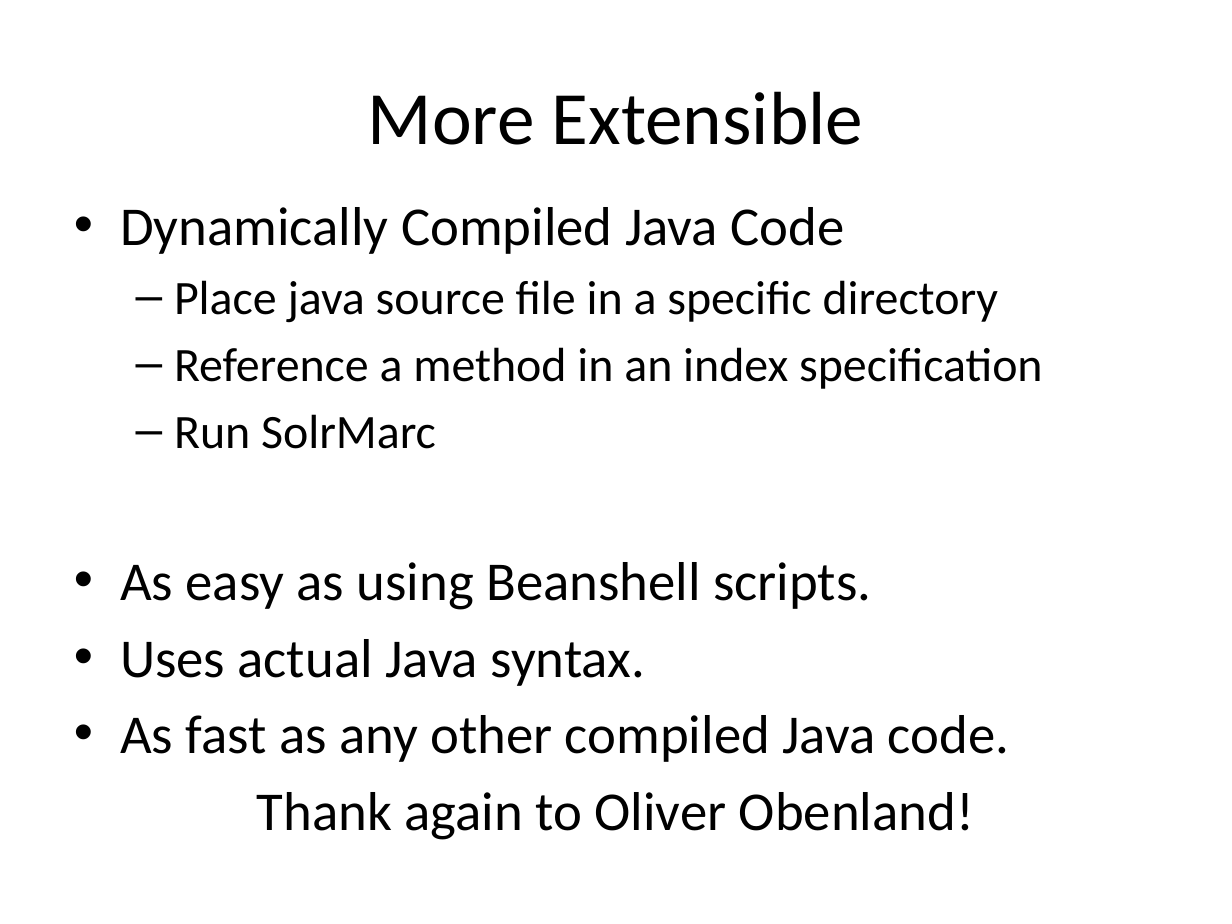
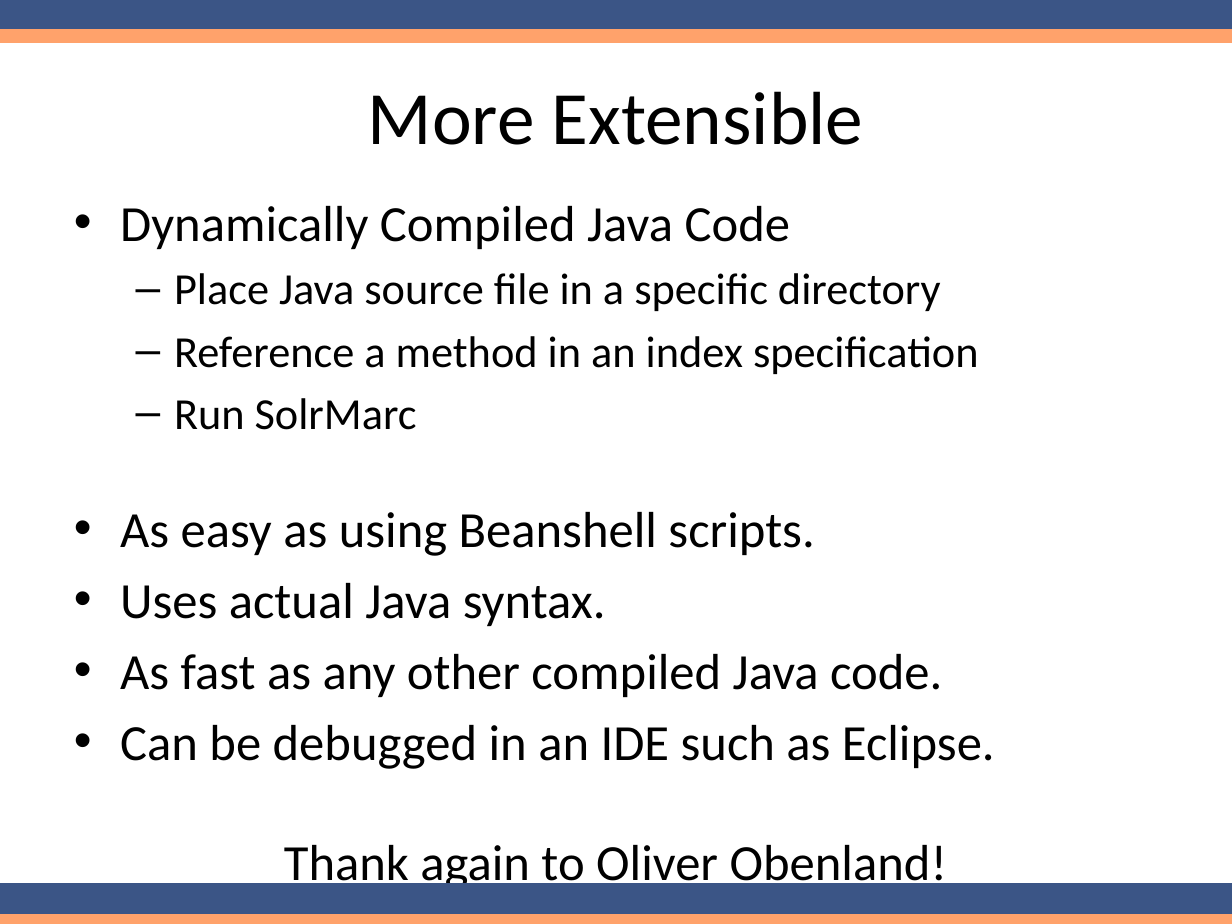
Before and after one commit to solrmarc/solrmarc, a slide deck: slide 13 of New Release of SolrMarc.pptx. Drawn at 1232x924 pixels with LibreOffice and Linux fonts; fonts in the diff are those of the drawing. Boxes give left, top, right and bottom in pixels: in the first picture for what was removed or moved away, otherwise in the second. Text is boxed around its words. In the diff, an @@ line names an element or a change of style, - is before the commit and + after.

Commit message:
A few more edits plus color

```diff
--- a/New Release of SolrMarc.pptx
+++ b/New Release of SolrMarc.pptx
@@ rectangle added at (0,0,1232,31), fill #3B5586, outline #3B5586 2 pt @@
@@ rectangle added at (0,31,1232,41), fill #FFA26B, outline #FFA26B 2 pt @@
@@ text at (120,206,979,697): size 32 to 29.6 pt in "Dynamically Compiled Java Code", "As easy as using Beanshell scripts.", "Uses actual Java syntax.", "As fast as any other compiled Java ..." and 1 more places; size 28 to 25.9 pt in "Reference a method in an index specification", "Run SolrMarc" @@
@@ text at (174,273,941,311): text changed; size 28 to 25.9 pt @@
-  – Place java source file in a specific directory
+  – Place Java source file in a specific directory
@@ text at (120,725,995,769): paragraph added @@
+• Can be debugged in an IDE such as Eclipse.
@@ rectangle added at (0,885,1232,915), fill #3B5586, outline #3B5586 2 pt @@
@@ rectangle added at (0,915,1232,924), fill #FFA26B, outline #FFA26B 2 pt @@
```
Also in this commit, not shown: 21 other slides changed, 2 slides added, 1 slide removed.
